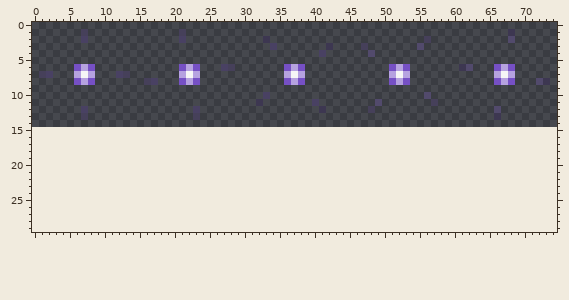
Sprite sheet -- StarPounds/tech/distortionsphere/starpoundsthrogsphereglow.png. This is how it looked before the edit.
The file is 75x15 pixels. The old version is drawn lined up with the new one, on the new canvas.
After:
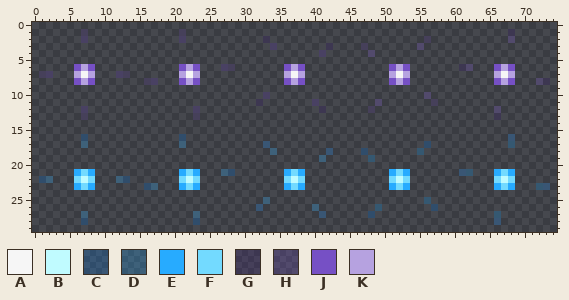
Palette (. is transparent): A #f6f6f6  B #c0fbff  C #117ee440  D #27abff40  E #27abff  F #73daff  G #452a7d40  H #7650c540  J #7650c5  K #b6a2e0
Changes in this commit:
canvas 75x15 -> 75x30
There is now colour B in row 22 at x 7, 22, 37, 52 and 67.
There is now colour C in row 16 at x 7, 21 and 68; in row 17 at x 33 and 56; in row 18 at x 42 and 47; in row 21 at x 28 and 61; in row 22 at x 1 and 13; in row 23 at x 16 and 73.
There is now colour C in row 26 at x 32 and 57; in row 27 at x 41 and 48; in row 28 at x 7, 23 and 66.
There is now colour D in row 17 at x 7, 21 and 68; in row 18 at x 34 and 55; in row 19 at x 41 and 48; in row 21 at x 27 and 62; in row 22 at x 2 and 12; in row 23 at x 17 and 72.
There is now colour D in row 25 at x 33 and 56; in row 26 at x 40 and 49; in row 27 at x 7, 23 and 66.
There is now colour E in row 21 at x 6, 8, 21, 23, 36, 38, 51, 53, 66 and 68; in row 23 at x 6, 8, 21, 23, 36, 38, 51, 53, 66 and 68.
There is now colour F in row 21 at x 7, 22, 37, 52 and 67; in row 22 at x 6, 8, 21, 23, 36, 38, 51, 53, 66 and 68; in row 23 at x 7, 22, 37, 52 and 67.
